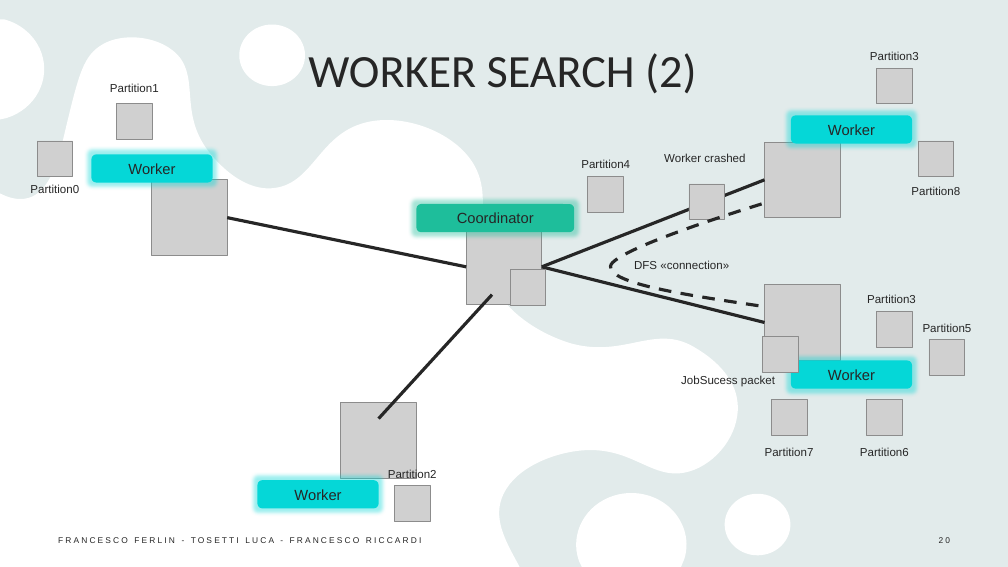
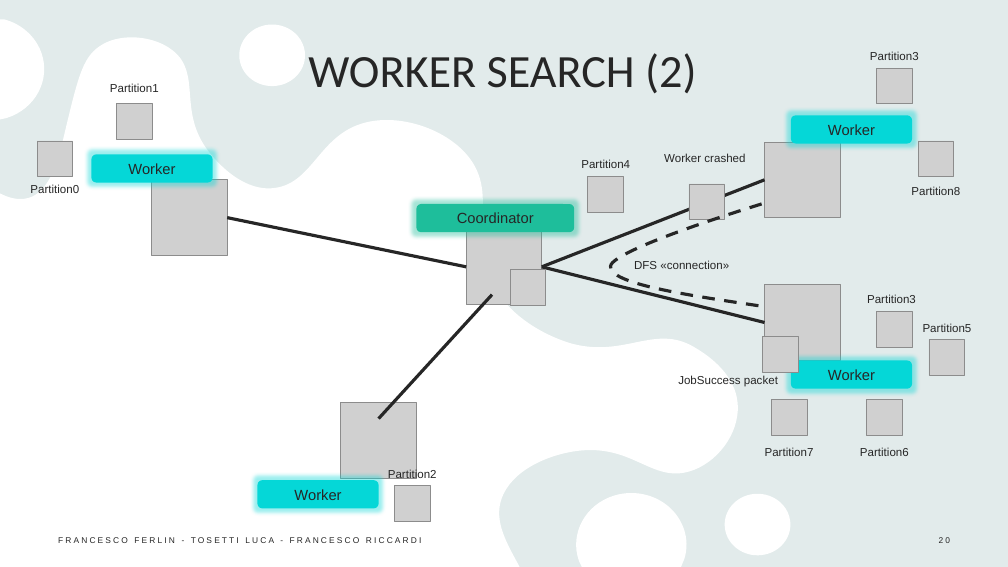
Before and after one commit to Furrrlo/dataflow-platform, a slide deck: slide 20 of DATAFLOW-PLATFORM.pptx. Drawn at 1008x567 pixels with LibreOffice and Linux fonts; fonts in the diff are those of the drawing; grey boxes stand for pictures. Boxes give left, top, right and bottom in pixels: in the first picture for what was removed or moved away, otherwise in the second. Text is boxed around its words. In the diff, an @@ line names an element or a change of style, - is before the commit and + after.

```diff
--- a/DATAFLOW-PLATFORM.pptx
+++ b/DATAFLOW-PLATFORM.pptx
@@ text at <box>678,375,778,387</box>: text changed @@
-JobSucess packet
+JobSuccess packet
```
Also in this commit, not shown: 10 other slides changed.
